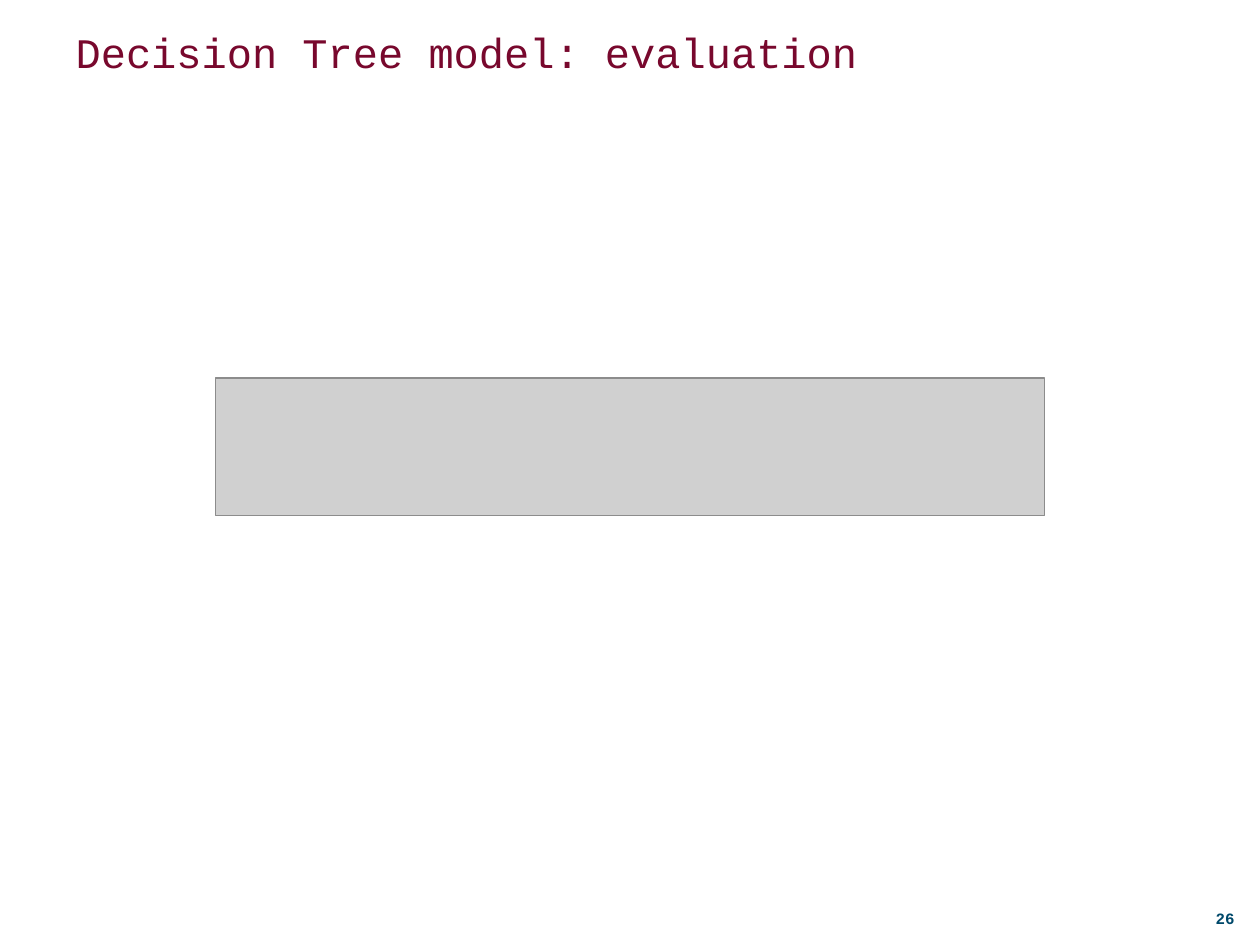
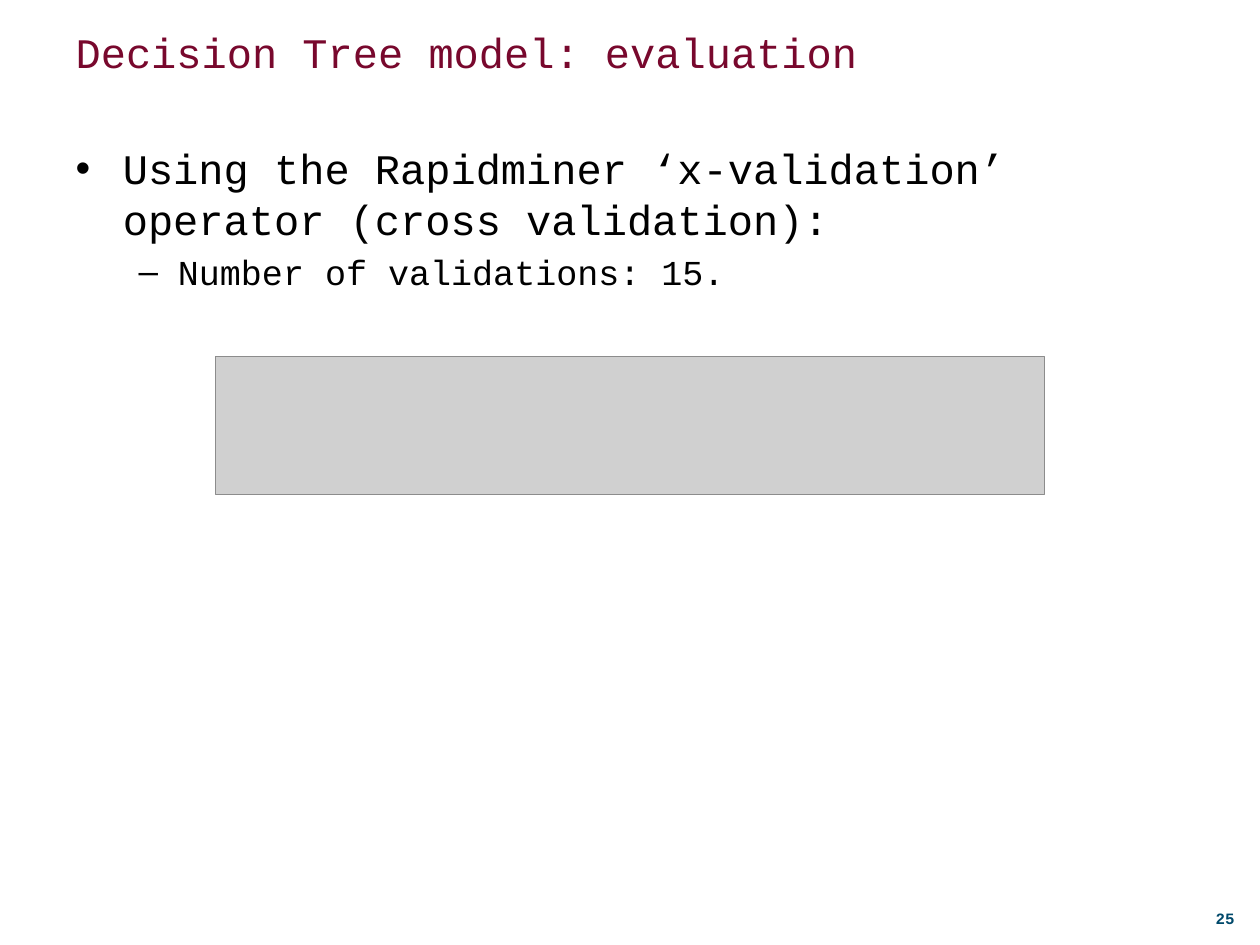
Before and after one commit to DDuarte/DataMiningBanking, a slide deck: slide 25 of Presentation/ecac_presentation.pptx (slide 26 before the commit). Drawn at 1260x945 pixels with LibreOffice and Linux fonts; fonts in the diff are those of the drawing; grey boxes stand for pictures; background and template pictures are left out. Boxes give left, top, right and bottom in pixels: in the first picture for what was removed or moved away, otherwise in the second. Text is boxed around its words. In the diff, an @@ line names an element or a change of style, - is before the commit and + after.

```diff
--- a/Presentation/ecac_presentation.pptx
+++ b/Presentation/ecac_presentation.pptx
@@ text added at (123, 154, 1005, 286), 24 pt, text #000000 @@
+• Using the Rapidminer ‘x-validation’ operator (cross validation):
+  – Number of validations: 15.
@@ picture: place and size @@
-picture at (215, 378, 1045, 515)
+picture at (215, 357, 1045, 494)
```
Also in this commit, not shown: 5 other slides changed, 3 slides added.
